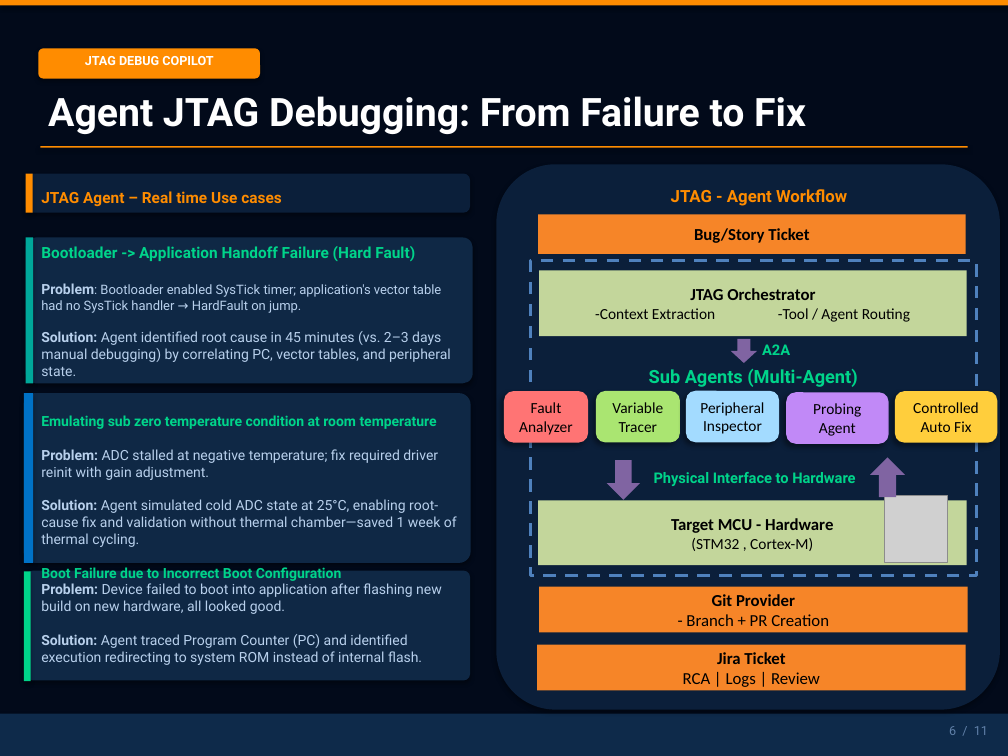
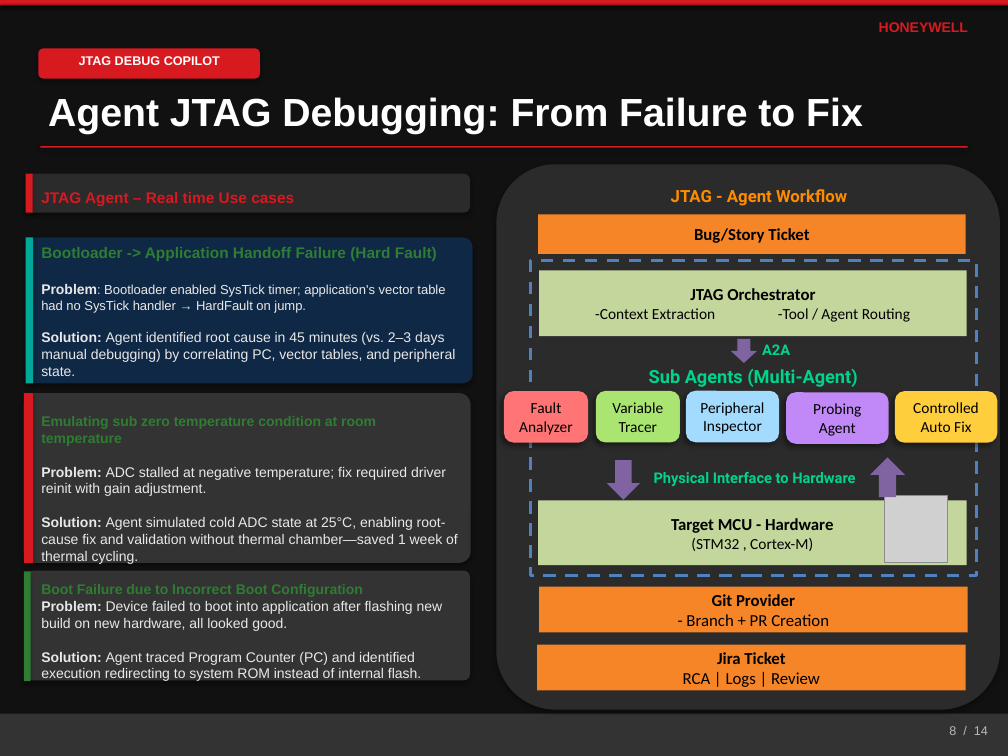
Before and after one commit to shyamnexus/HON_PPT, a slide deck: slide 8 of AI-Driven Embedded Product Lifecycle OrchestratorV7.pptx. Drawn at 1008x756 pixels with LibreOffice and Linux fonts; fonts in the diff are those of the drawing; grey boxes stand for pictures. Boxes give left, top, right and bottom in pixels: in the first picture for what was removed or moved away, otherwise in the second. Text is boxed around its words. In the diff, an @@ line names an element or a change of style, - is before the commit and + after.

```diff
--- a/AI-Driven Embedded Product Lifecycle OrchestratorV7.pptx
+++ b/AI-Driven Embedded Product Lifecycle OrchestratorV7.pptx
@@ rectangle at bbox=[0, 0, 1008, 719]: fill #020A1A to #111111 @@
@@ rectangle added at bbox=[0, 0, 1008, 4], fill #D71920 @@
@@ text added at bbox=[879, 22, 968, 32], 10 pt, text #D71920, bold @@
+HONEYWELL
@@ text "JTAG DEBUG COPILOT" at bbox=[79, 56, 220, 65]: font Roboto to Arial @@
@@ text "Agent JTAG Debugging: From Failure ..." at bbox=[48, 97, 863, 134]: font Roboto to Arial @@
@@ fill #FF8C00 to #D71920 in 4 elements at bbox=[0, 0, 1008, 6], bbox=[38, 48, 260, 79], bbox=[40, 146, 968, 148], bbox=[25, 173, 32, 213] @@
@@ rounded rectangle at bbox=[25, 173, 470, 213]: fill #0B1F3A to #2B2B2B @@
@@ rounded rectangle at bbox=[496, 164, 1000, 710]: fill #0B1F3A to #2B2B2B @@
@@ text "JTAG Agent – Real time ..." at bbox=[41, 192, 458, 681]: font Roboto to Arial; text colour #FF8C00 to #D71920 in "JTAG Agent – Real time Use cases"; text colour #00D48A to #2E7D32 in "Bootloader -> Application Handoff Failure (Hard Fault)", "Emulating sub zero temperature condition at room ...", "Boot Failure due to Incorrect Boot Configuration"; text colour #B8D0EC to #E8E8E8 in "Problem: Bootloader enabled SysTick timer; application's vec ...", "Solution: Agent identified root cause in 45 ...", "Problem: ADC stalled at negative temperature; fix ...", "Solution: Agent simulated cold ADC state at ..." and 2 more places @@
@@ rounded rectangle at bbox=[23, 393, 471, 562]: fill #0F2845 to #333333 @@
@@ rectangle at bbox=[24, 393, 33, 562]: fill #0072C6 to #D71920 @@
@@ rectangle at bbox=[24, 572, 31, 681]: fill #00D48A to #2E7D32 @@
@@ rounded rectangle at bbox=[26, 571, 470, 680]: fill #0F2845 to #333333 @@
@@ rectangle at bbox=[0, 714, 1008, 756]: fill #0E2A4A to #333333 @@
@@ text at bbox=[949, 726, 988, 735]: text changed; font Roboto to Arial; text colour #6080A8 to #B8B8B8 @@
-6 / 11
+8 / 14
```
